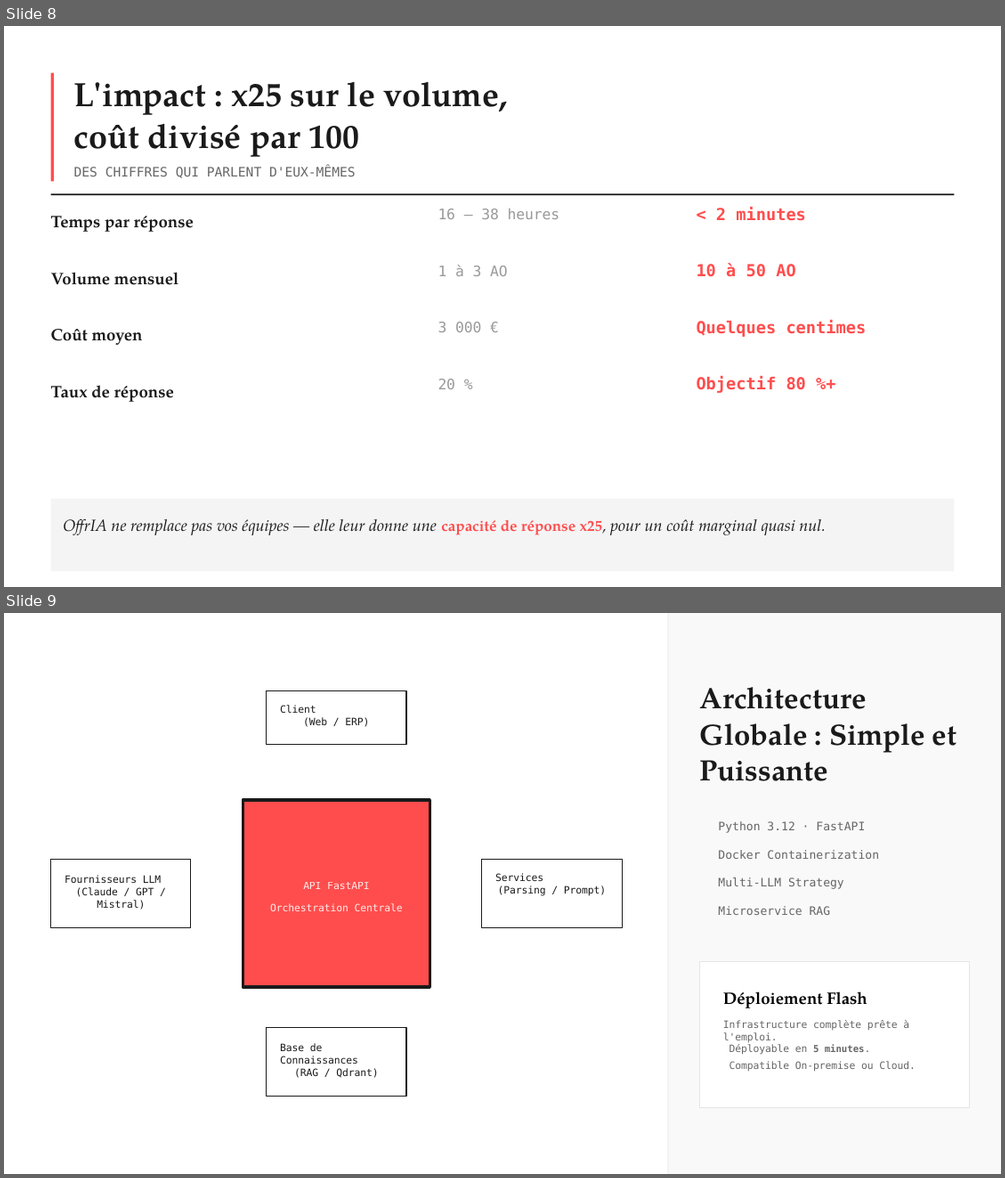
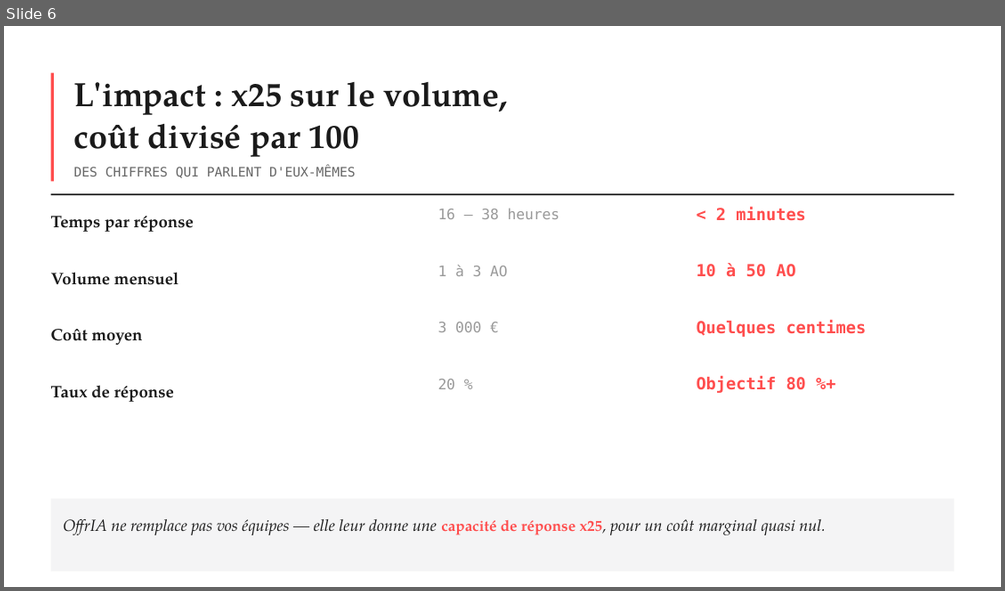
Before and after one commit to Ahmed123359/Adjuja, a slide deck: conception/5. Pitch/OffrIA.pptx. Shown one above the other, each under a label of ours: slides 8 and 9 before the commit, slide 6 after it. The pictures are 1005x1178 and 1005x591 pixels, drawn with LibreOffice and Linux fonts; fonts in the diff are those of the drawing; background and template pictures are left out. Boxes give left, top, right and bottom in pixels: in the first picture for what was removed or moved away, otherwise in the second. Text is boxed around its words. In the diff, an @@ line names an element or a change of style, - is before the commit and + after.

```diff
--- a/conception/5. Pitch/OffrIA.pptx
+++ b/conception/5. Pitch/OffrIA.pptx
@@ slide 9 removed at (x1=4, y1=613, x2=1001, y2=1174), background picture (left out) @@
@@ rectangle removed at (x1=668, y1=613, x2=669, y2=1173) @@
@@ rectangle removed at (x1=669, y1=613, x2=1001, y2=1173) @@
@@ rectangle removed at (x1=267, y1=690, x2=406, y2=745) @@
@@ text removed at (x1=700, y1=687, x2=956, y2=781) @@
-Architecture Globale : Simple et Puissante
@@ text removed at (x1=280, y1=705, x2=369, y2=727) @@
-Client
-(Web / ERP)
@@ rectangle removed at (x1=243, y1=801, x2=430, y2=988) @@
@@ text removed at (x1=718, y1=821, x2=865, y2=833) @@
-Python 3.12 · FastAPI
@@ text removed at (x1=718, y1=850, x2=879, y2=859) @@
-Docker Containerization
@@ rectangle removed at (x1=51, y1=860, x2=192, y2=927) @@
@@ text removed at (x1=65, y1=875, x2=161, y2=909) @@
-Fournisseurs LLM
-(Claude / GPT / Mistral)
@@ rectangle removed at (x1=481, y1=860, x2=622, y2=927) @@
@@ text removed at (x1=495, y1=873, x2=606, y2=896) @@
-Services
-(Parsing / Prompt)
@@ text removed at (x1=718, y1=877, x2=844, y2=889) @@
-Multi-LLM Strategy
@@ text removed at (x1=270, y1=903, x2=403, y2=911) @@
-Orchestration Centrale
@@ text removed at (x1=303, y1=882, x2=369, y2=889) @@
-API FastAPI
@@ text removed at (x1=718, y1=906, x2=831, y2=915) @@
-Microservice RAG
@@ rectangle removed at (x1=700, y1=961, x2=970, y2=1108) @@
@@ text removed at (x1=723, y1=991, x2=867, y2=1008) @@
-Déploiement Flash
@@ rectangle removed at (x1=267, y1=1028, x2=406, y2=1095) @@
@@ text removed at (x1=723, y1=1020, x2=915, y2=1071) @@
-Infrastructure complète prête à l'emploi.
-Déployable en 5 minutes.
-Compatible On-premise ou Cloud.
@@ text removed at (x1=280, y1=1043, x2=378, y2=1078) @@
-Base de Connaissances
-(RAG / Qdrant)
@@ what was slide 8 is now slide 6 @@
```
Also in this commit, not shown: 4 slides changed, 2 slides added, 2 other slides removed, 18 other files.
